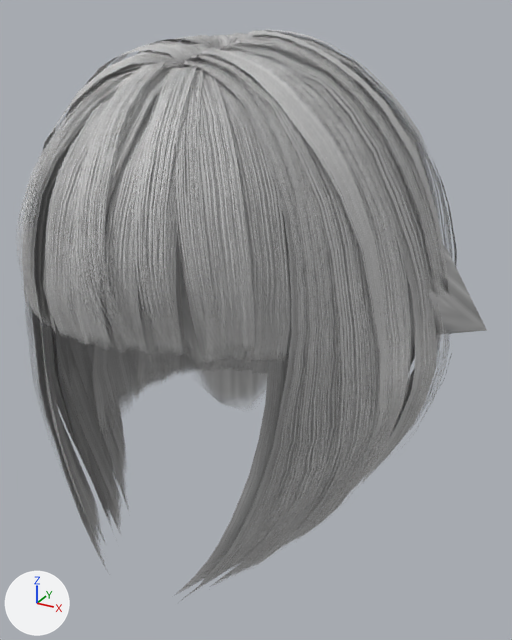
The glTF model public/models/doll/hair-blunt-bob-m.glb as it was, and as the next commit left it.
Camera for both pictures: a 50 mm camera at (0.2, -0.392, 1.809) aimed at (0.014, -0.053, 1.64). The lights are fixed; the arrows at lower left show +X, +Y and +Z. The older version comes first. Vertices at exactly the same position are counted once.

In view in the first picture: 'Hair_blunt-bob'.
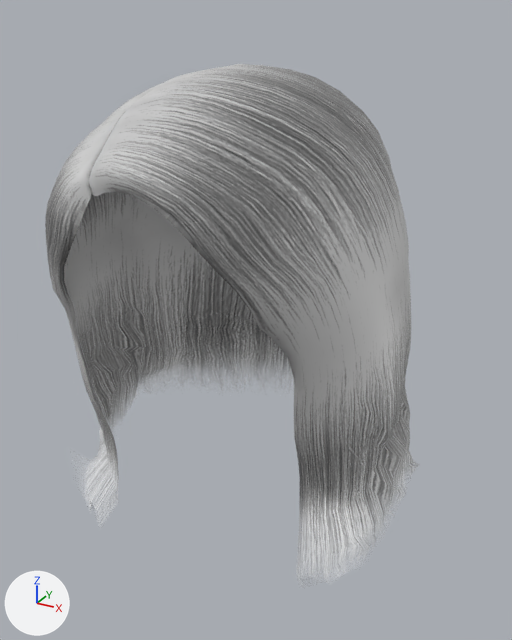
Pixel boxes [x1, y1, x2, y2] of what changed, in the pictures (512 x 640 px):
'Hair_blunt-bob', surface changed, reshaped (21% narrower, 11% shorter)
    before: [16, 29, 487, 602]
    after: [45, 64, 416, 574]
part 1 of me_hair_blunt_bob, rebuilt (mostly hidden before)
    before: [181, 50, 487, 405]
    after: [45, 64, 416, 574]
part 2 of me_hair_blunt_bob, deleted
    before: [16, 29, 457, 602]

What changed in the scene script:
```text
Add img_strawberryblondhair:
    img_strawberryblondhair = load_image('StrawberryBlondHair', '_unpacked/StrawberryBlondHair', 1024, 1024, 'sRGB')
Change mat_hair_blunt_bob:
    where n5 = _N.new('ShaderNodeTexImage'); n5.name = 'Image Texture'
    n5.image: img_hair_blunt_bob -> img_strawberryblondhair
Change me_hair_blunt_bob:
    used by ob_hair_blunt_bob; location = (0.0, 0.0, 0.0)
    remove me_hair_blunt_bob.from_pydata(...)  # 5829 vertices, 6500 faces; spans x -0.123..0.141, y -0.189..0.085, z 1.511..1.8
    add me_hair_blunt_bob.from_pydata(...)  # 1510 vertices, 2858 faces; spans x -0.116..0.111, y -0.148..0.075, z 1.496..1.781
    me_hair_blunt_bob part 1: the loose piece of 306 vertices spanning x -0.108..0.141, y -0.16..0.058, z 1.516..1.79 is rebuilt with 1510 vertices and now spans x -0.116..0.111, y -0.148..0.075, z 1.496..1.781, in mat_hair_blunt_bob
    me_hair_blunt_bob part 2: 150 loose pieces with 5523 vertices, spanning x -0.123..0.125, y -0.189..0.085, z 1.511..1.8, are deleted
    remove me_hair_blunt_bob.materials.append(mat_hair_blunt_bob_cap)
```
